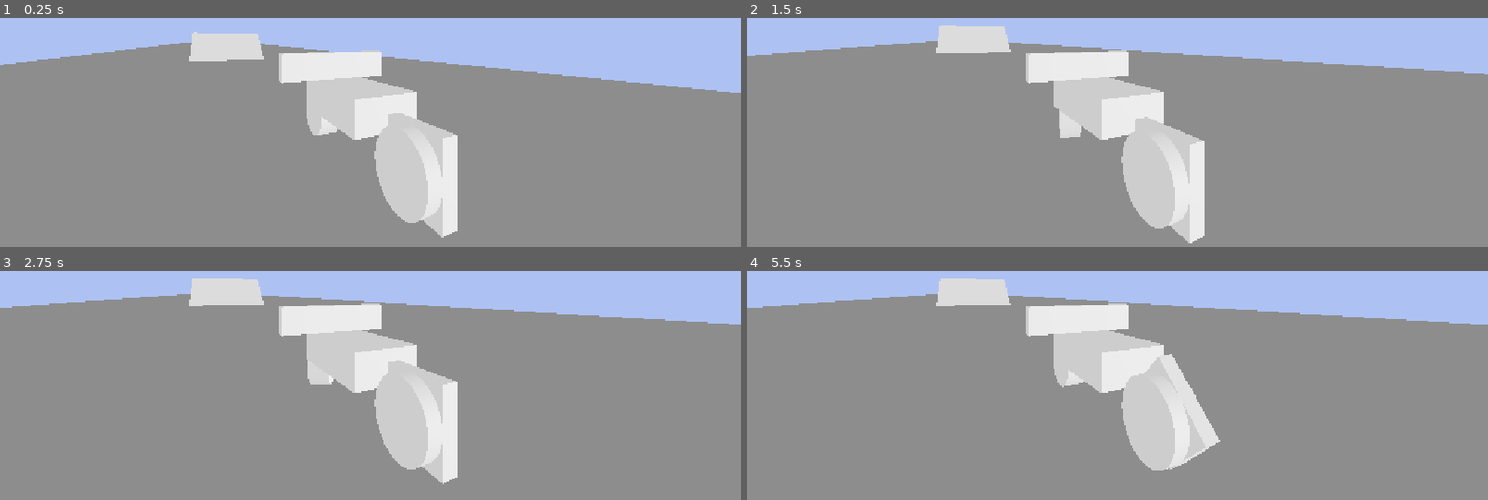
Above: before the commit, frames 1-4 (two rows, left to right).
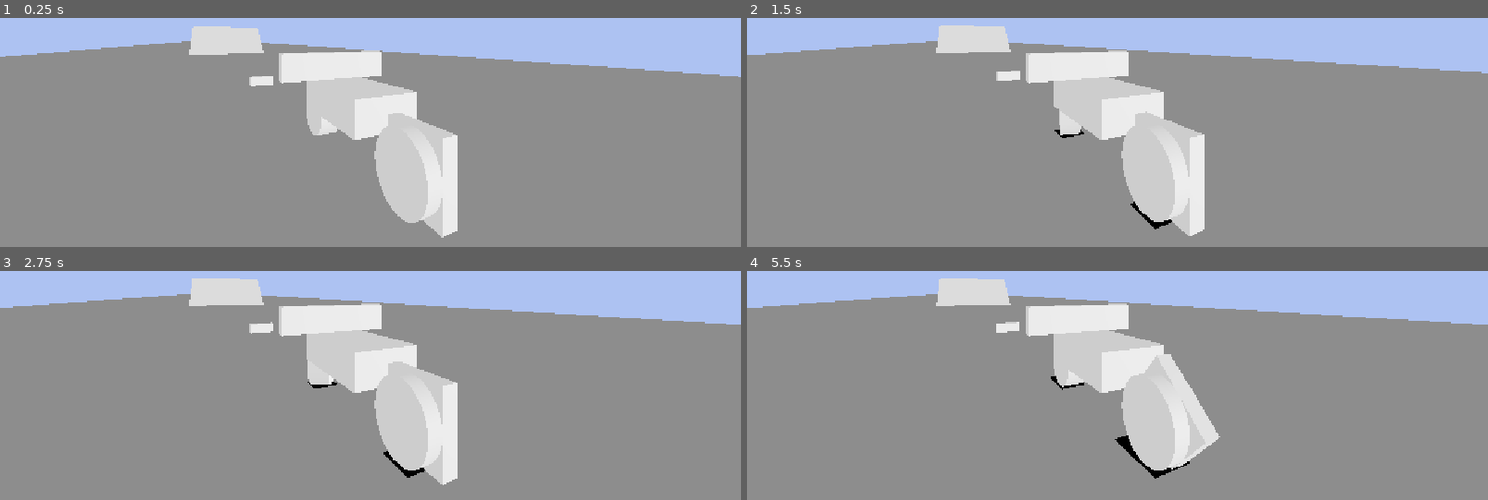
Above: after the commit, the same moments.

Repository: xvibyt/motorcycle
Game: Godot game, scene res://main.tscn
Two runs of this game, one before a commit and one after it. Both use one fixed random seed, a clock stepped at 60 frames per second and the inputs below.
Inputs (mouse positions are in pixels of both pictures, inside the frame that each line leads up to):
- Up to frame 1 (0.25 s): no input
- Up to frame 2 (1.5 s): tap Enter at 0.5 s; move the mouse to (1280, 18) at 0.52 s; hold D (Right) 0.53-1.25 s; hold Shift (Handbreak, bound only after the commit) 0.53-1.25 s; click (1280, 18) at 0.67 s; drag from (969, 59) to (1080, 123) at 1.27 s
- Up to frame 3 (2.75 s): move the mouse to (outside the picture) at 2.02 s; hold D (Right) from 2.03 s (still down); hold Shift (Handbreak, bound only after the commit) from 2.03 s (still down); tap Alt at 2.1 s
- Up to frame 4 (5.5 s): release D (Right) at 2.75 s; release Shift (Handbreak, bound only after the commit) at 2.75 s; drag from (1080, 376) to (outside the picture) at 2.77 s; move the mouse to (1339, 353) at 3.52 s; hold A (Left) 3.53-4.25 s; hold Shift (Handbreak, bound only after the commit) 3.53-4.25 s; drag from (outside the picture) to (outside the picture) at 4.27 s; tap Space at 5 s; move the mouse to (1154, 291) at 5.02 s; hold S (Backwards) from 5.03 s (still down); hold Shift (Handbreak, bound only after the commit) from 5.03 s (still down); click (1154, 291) at 5.17 s

The runs differ from the first frame. In frame 1, 3.7% of the frame differs, in the area x 0-100%, y 3-33%; in frame 2, 1.2%; in frame 3, 0.5%; in frame 4, 0.6%.

Commit message:
Added drifting
Drifting mode and skid marks

Diff:
--- a/motorcycle/main.tscn
+++ b/motorcycle/main.tscn
@@ -26,9 +26,33 @@
 [sub_resource type="BoxShape3D" id="BoxShape3D_yqcxb"]
 size = Vector3(1, 0.5, 2)
 
+[sub_resource type="Curve" id="Curve_h2yge"]
+_data = [Vector2(0, 1), 0.0, 0.0, 0, 0, Vector2(0.5, 0.8), 0.0, 0.0, 0, 0, Vector2(1, 0.1), 0.0, 0.0, 0, 0]
+point_count = 3
+metadata/_snap_enabled = true
+
 [sub_resource type="CylinderMesh" id="CylinderMesh_bais7"]
 
 [sub_resource type="BoxMesh" id="BoxMesh_0xm2m"]
+
+[sub_resource type="Gradient" id="Gradient_0xm2m"]
+colors = PackedColorArray(0, 0, 0, 1, 0, 0, 0, 0)
+
+[sub_resource type="GradientTexture1D" id="GradientTexture1D_rvawr"]
+gradient = SubResource("Gradient_0xm2m")
+
+[sub_resource type="ParticleProcessMaterial" id="ParticleProcessMaterial_yqcxb"]
+gravity = Vector3(0, 0, 0)
+color_ramp = SubResource("GradientTexture1D_rvawr")
+
+[sub_resource type="StandardMaterial3D" id="StandardMaterial3D_d4f1g"]
+transparency = 1
+vertex_color_use_as_albedo = true
+
+[sub_resource type="QuadMesh" id="QuadMesh_bais7"]
+material = SubResource("StandardMaterial3D_d4f1g")
+size = Vector2(0.5, 0.5)
+orientation = 1
 
 [sub_resource type="Environment" id="Environment_d4f1g"]
 background_mode = 1
@@ -43,6 +67,12 @@
 [sub_resource type="BoxMesh" id="BoxMesh_d4f1g"]
 size = Vector3(10, 10, 10)
 
+[sub_resource type="BoxShape3D" id="BoxShape3D_rvawr"]
+size = Vector3(1, 1, 0.25)
+
+[sub_resource type="BoxMesh" id="BoxMesh_yqcxb"]
+size = Vector3(1, 1, 0.25)
+
 [node name="Node3D" type="Node3D" unique_id=6327640]
 
 [node name="Platform" type="StaticBody3D" parent="." unique_id=1359818997]
@@ -54,12 +84,12 @@
 [node name="MeshInstance3D" type="MeshInstance3D" parent="Platform" unique_id=1706107414]
 mesh = SubResource("BoxMesh_bais7")
 
-[node name="Motorcycle" type="RigidBody3D" parent="." unique_id=2126663701 node_paths=PackedStringArray("wheels")]
-transform = Transform3D(1, 0, 0, 0, 1, 0, 0, 0, 1, 0, 1, 0)
+[node name="Motorcycle" type="RigidBody3D" parent="." unique_id=2126663701 node_paths=PackedStringArray("wheels", "skid_marks")]
 mass = 30.0
 script = ExtResource("1_ig7tw")
 wheels = [NodePath("Wheel1"), NodePath("Wheel2")]
 acc_curve = SubResource("Curve_0xm2m")
+skid_marks = [NodePath("SkidMarks/GPUParticles3D"), NodePath("SkidMarks/GPUParticles3D2")]
 
 [node name="MainBody" type="MeshInstance3D" parent="Motorcycle" unique_id=787357072]
 mesh = SubResource("BoxMesh_rvawr")
@@ -81,6 +111,7 @@
 spring_strength = 3000.0
 spring_damping = 30.0
 over_extend = 0.2
+grip_curve = SubResource("Curve_h2yge")
 
 [node name="WheelMesh" type="MeshInstance3D" parent="Motorcycle/Wheel1" unique_id=725062714]
 transform = Transform3D(-4.3711385e-08, -0.19999999, 0, 0.99999994, -8.742277e-09, 0, 0, 0, 1, 0, -0.5, 0)
@@ -94,6 +125,7 @@
 spring_damping = 30.0
 over_extend = 0.2
 is_motor = true
+grip_curve = SubResource("Curve_h2yge")
 
 [node name="WheelMesh" type="MeshInstance3D" parent="Motorcycle/Wheel2" unique_id=1904386090]
 transform = Transform3D(-4.3711385e-08, -0.19999999, 0, 0.99999994, -8.742277e-09, 0, 0, 0, 1, 0, -0.5, 0)
@@ -102,6 +134,24 @@
 [node name="WheelMesh2" type="MeshInstance3D" parent="Motorcycle/Wheel2/WheelMesh" unique_id=473503830]
 transform = Transform3D(0.9999999, 0, 0, -2.842171e-14, 0.9999999, 0, 0, 0, 0.9999999, 0, -0.45348406, 0)
 mesh = SubResource("BoxMesh_0xm2m")
+
+[node name="SkidMarks" type="Node3D" parent="Motorcycle" unique_id=2050040855]
+
+[node name="GPUParticles3D" type="GPUParticles3D" parent="Motorcycle/SkidMarks" unique_id=1627903695]
+emitting = false
+amount = 200
+lifetime = 2.0
+fixed_fps = 60
+process_material = SubResource("ParticleProcessMaterial_yqcxb")
+draw_pass_1 = SubResource("QuadMesh_bais7")
+
+[node name="GPUParticles3D2" type="GPUParticles3D" parent="Motorcycle/SkidMarks" unique_id=1199027021]
+emitting = false
+amount = 200
+lifetime = 2.0
+fixed_fps = 60
+process_material = SubResource("ParticleProcessMaterial_yqcxb")
+draw_pass_1 = SubResource("QuadMesh_bais7")
 
 [node name="WorldEnvironment" type="WorldEnvironment" parent="." unique_id=1930333086]
 environment = SubResource("Environment_d4f1g")
@@ -117,3 +167,12 @@
 
 [node name="MeshInstance3D" type="MeshInstance3D" parent="Ramp" unique_id=2079223069]
 mesh = SubResource("BoxMesh_d4f1g")
+
+[node name="Test" type="StaticBody3D" parent="." unique_id=1543023414]
+transform = Transform3D(1, 0, 0, 0, 1, 0, 0, 0, 1, 0, -1.5714335, -10)
+
+[node name="CollisionShape3D" type="CollisionShape3D" parent="Test" unique_id=814181681]
+shape = SubResource("BoxShape3D_rvawr")
+
+[node name="MeshInstance3D" type="MeshInstance3D" parent="Test" unique_id=1316273896]
+mesh = SubResource("BoxMesh_yqcxb")
--- a/motorcycle/motorcycle_raycast.gd
+++ b/motorcycle/motorcycle_raycast.gd
@@ -8,33 +8,50 @@
 @export var tire_turn_speed := 1.0
 @export var tire_max_turn_degrees := 30
 
+@export var skid_marks: Array[GPUParticles3D]
+
 var motor_input := 0.0
+var handbreak := false
+var is_slipping := false
 
 
 func _unhandled_input(event: InputEvent):
+	if event.is_action_pressed("Handbreak"):
+		handbreak = true
+		is_slipping = true
+	elif event.is_action_released("Handbreak"):
+		handbreak = false
+
 	#motor_input = event.get_action_strength("Forwards") - event.get_action_strength("Backwards")
 	if event.is_action_pressed("Forwards"):
 		motor_input = 1
+		printt("Forwards pressed", motor_input)
 	elif event.is_action_released("Forwards"):
 		motor_input = 0
+		printt("Forwards released", motor_input)
 
 	if event.is_action_pressed("Backwards"):
 		motor_input = -1
+		printt("Backwards pressed", motor_input)
 	elif event.is_action_released("Backwards"):
 		motor_input = 0
+		printt("Backwards released", motor_input)
 
 
 func _physics_process(delta: float) -> void:
-	print(linear_velocity)
+	#printt(linear_velocity)
+
 	_steering_rotation(delta)
 	var grounded := false
+	var id := 0
 	for wheel in wheels:
 		if wheel.is_colliding():
 			grounded = true
 		wheel.force_raycast_update()
 		_do_single_wheel_suspension(wheel)
 		_do_single_wheel_acceleration(wheel)
-		_do_single_wheel_rotation(wheel)
+		_do_single_wheel_traction(wheel, id)
+		id += 1
 
 	if grounded:
 		#center_of_mass = Vector3.ZERO
@@ -45,10 +62,8 @@
 		center_of_mass = Vector3.DOWN * 1
 
 
-
 func _steering_rotation(delta: float) -> void:
 	var turn_input := Input.get_axis("Right", "Left") * tire_turn_speed
-
 	if turn_input:
 		$Wheel1.rotation.y = clampf($Wheel1.rotation.y + turn_input * delta,
 			deg_to_rad(-tire_max_turn_degrees), deg_to_rad(tire_max_turn_degrees))
@@ -56,18 +71,43 @@
 		$Wheel1.rotation.y = move_toward($Wheel1.rotation.y, 0, tire_turn_speed * delta)
 
 
-func _do_single_wheel_rotation(ray: RaycastWheel):
+func _do_single_wheel_traction(ray: RaycastWheel, idx: int):
 	if not ray.is_colliding(): return
 
 	var steer_side_dir := ray.global_basis.x
 	var tire_vel := _get_point_velocity(ray.wheel.global_position)
 	var steer_x_vel := steer_side_dir.dot(tire_vel)
-	var x_traction := 1.0
+
+	var grip_factor := absf(steer_x_vel/tire_vel.length())
+	var x_traction := ray.grip_curve.sample_baked(grip_factor)
+
+	skid_marks[idx].global_position = ray.get_collision_point() + Vector3.UP * 0.01
+	skid_marks[idx].look_at(skid_marks[idx].global_position + global_basis.z)
+
+	if not handbreak and grip_factor < 0.2:
+		is_slipping = false
+		skid_marks[idx].emitting = false
+
+	if handbreak:
+		x_traction = 0.1
+		if not skid_marks[idx].emitting:
+			skid_marks[idx].emitting = true
+	elif is_slipping:
+		x_traction = 0.1
+
 	var gravity: float = ProjectSettings.get_setting("physics/3d/default_gravity")
-	var x_force := -steer_side_dir * steer_x_vel * x_traction * ((mass * gravity) / 2.0)
+	var x_force := -steer_side_dir * steer_x_vel * x_traction * ((mass * gravity) / 2.0) # realistic
+	#var x_force := -global_basis.x * steer_x_vel * x_traction * ((mass * gravity) / 2.0) # arcadish
+
+	# BUG
+	var f_vel := -ray.global_basis.z.dot(tire_vel)
+	var z_traction := 0.05
+	var z_force := global_basis.z * f_vel * z_traction * ((mass * gravity) / 2.0) # less realistic
+	#var z_force := -ray.global_basis.z * f_vel * z_traction * ((mass * gravity) / 2.0) # more realistic
 
 	var force_pos := ray.wheel.global_position - global_position
 	apply_force(x_force, force_pos)
+	apply_force(z_force, force_pos)
 
 
 func _do_single_wheel_acceleration(ray: RaycastWheel):
@@ -86,9 +126,6 @@
 			var acc := acc_curve.sample_baked(speed_ratio)
 			var force_vector := forward_dir * acceleration * motor_input * acc
 			apply_force(force_vector, force_pos)
-		#elif abs(vel) > 10.05 and not motor_input:
-			#var drag_force_vector = global_basis.z * deceleration * signf(vel)
-			#apply_force(drag_force_vector, force_pos)
 
 
 func _get_spring_damp_force(ray: RaycastWheel, contact_pos: Vector3, spring_up_dir: Vector3) -> float:
@@ -104,10 +141,10 @@
 		ray.target_position.y = -(ray.rest_dis + ray.wheel_rad + ray.over_extend)
 		var contact_pos := ray.get_collision_point()
 		var spring_up_dir := ray.global_transform.basis.y
-		var spring_len := ray.global_position.distance_to(contact_pos) - ray.wheel_rad
+		var spring_len := maxf(0.0, ray.global_position.distance_to(contact_pos) - ray.wheel_rad)
 		var offset := ray.rest_dis - spring_len
 
-		ray.wheel.position.y = -spring_len
+		ray.wheel.position.y = move_toward(ray.wheel.position.y, -spring_len, 5 * get_physics_process_delta_time())
 
 		var spring_force := ray.spring_strength * offset
 		var spring_damp_force := _get_spring_damp_force(ray, contact_pos, spring_up_dir)
--- a/motorcycle/project.godot
+++ b/motorcycle/project.godot
@@ -46,6 +46,11 @@
 "events": [Object(InputEventKey,"resource_local_to_scene":false,"resource_name":"","device":-1,"window_id":0,"alt_press …(191 unchanged characters)…
 ]
 }
+Handbreak={
+"deadzone": 0.2,
+"events": [Object(InputEventKey,"resource_local_to_scene":false,"resource_name":"","device":-1,"window_id":0,"alt_pressed":false,"shift_pressed":false,"ctrl_pressed":false,"meta_pressed":false,"pressed":false,"keycode":0,"physical_keycode":4194325,"key_label":0,"unicode":0,"location":0,"echo":false,"script":null)
+]
+}
 
 [physics]
 
--- a/motorcycle/wheel_raycast.gd
+++ b/motorcycle/wheel_raycast.gd
@@ -1,11 +1,14 @@
 extends RayCast3D
 class_name RaycastWheel
 
+@export_category("Suspension")
 @export var spring_strength := 100.0
 @export var spring_damping := 1.0
 @export var rest_dis := 0.5
 @export var over_extend := 0.0
 @export var wheel_rad := 0.5
+@export_category("Vehicle")
 @export var is_motor := false
+@export var grip_curve: Curve
 
 @onready var wheel: Node3D = $WheelMesh
